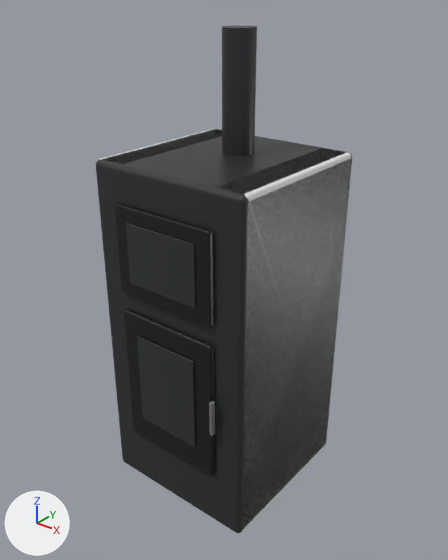
The glTF model STAIANO-3D/public/models/stoves/nordica-nova-forno16-maiolica-bianco-opaco.glb, before and after one commit.
Rendered twice from a 50 mm lens placed at (1.155, -1.457, 1.669), pointed at (0.004, -0.019, 0.778). Lighting does not change. The marker at lower left points along +X, +Y and +Z. The picture after the commit comes second. Vertices at exactly the same position are counted once.

In view in the first picture: 'Corpo.002', 'Pannello laterale', 'Pannello laterale.001', 'Porta.005', 'Scarico fumi.005', 'Sportello forno', 'Vetro forno', 'Vetro sportello.005' and 1 more.
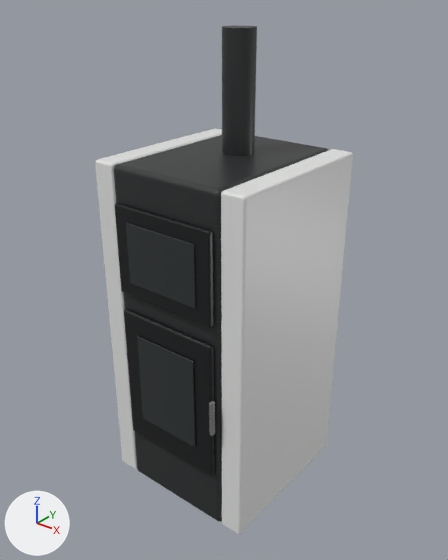
What differs and where, as boxes [x1, y1, x2, y2] in the pictures (448 x 560 px; the box of a moved part takes in the faces that stretch with it):
```json
{"object": "Pannello laterale.001", "change": "reshaped, moved", "before": [218, 148, 351, 532], "after": [221, 149, 353, 535]}
{"object": "Corpo.002", "change": "reshaped", "before": [96, 129, 352, 533], "after": [114, 135, 329, 521], "on screen": "16% narrower"}
{"object": "Pannello laterale", "change": "reshaped, moved", "before": [99, 129, 222, 164], "after": [95, 128, 222, 469]}
{"part": 1, "of": "me_cube_024", "change": "moved or reshaped", "before": [235, 152, 352, 533], "after": [214, 148, 329, 521]}
{"part": 2, "of": "me_cube_024", "change": "moved or reshaped", "before": [96, 129, 347, 532], "after": [114, 135, 325, 520]}
{"part": 3, "of": "me_cube_025", "change": "moved or reshaped", "after": [110, 163, 137, 469], "on screen": "not visible before"}
{"part": 4, "of": "me_cube_025", "change": "moved or reshaped", "after": [112, 133, 222, 166], "on screen": "not visible before"}
{"part": 5, "of": "me_cube_025", "change": "moved or reshaped", "before": [99, 136, 221, 164], "after": [95, 132, 222, 469]}
{"part": 6, "of": "me_cube_025", "change": "moved or reshaped", "before": [101, 129, 222, 159], "after": [101, 128, 222, 159]}
{"part": 7, "of": "me_cube_026", "change": "moved or reshaped", "before": [242, 195, 249, 532], "after": [238, 196, 246, 535]}
{"part": 8, "of": "me_cube_026", "change": "moved or reshaped", "before": [243, 153, 351, 531], "after": [241, 152, 353, 533]}
{"part": 9, "of": "me_cube_026", "change": "moved or reshaped", "before": [218, 154, 345, 196], "after": [221, 153, 347, 534]}
{"part": 10, "of": "me_cube_026", "change": "moved or reshaped", "before": [222, 148, 347, 186], "after": [224, 149, 350, 191]}
```

Edits to the scene script, one JSON object a line:
```json
{"block": "me_cube_024", "where": "# used by ob_corpo_002; location = (0.0, 0.0, 0.609)"}
{"op": "remove", "block": "me_cube_024", "code": "me_cube_024.from_pydata(...)  # 152 vertices, 300 faces; spans x -0.28..0.28, y -0.285..0.285, z -0.578..0.578"}
{"op": "add", "block": "me_cube_024", "code": "me_cube_024.from_pydata(...)  # 152 vertices, 300 faces; spans x -0.201..0.201, y -0.285..0.285, z -0.578..0.578"}
{"block": "me_cube_024", "change": "me_cube_024 part 1: all 76 vertices in x 0.263..0.28, y -0.285..0.285, z -0.578..0.578 are moved by (-0.078, 0.0, 0.0)"}
{"block": "me_cube_024", "change": "me_cube_024 part 2: all 76 vertices in x -0.28..-0.263, y -0.285..0.285, z -0.578..0.578 are moved by (0.078, 0.0, 0.0)"}
{"block": "me_cube_025", "where": "# used by ob_pannello_laterale; location = (-0.224, 0.0, 0.609)"}
{"op": "remove", "block": "me_cube_025", "code": "me_cube_025.from_pydata(...)  # 152 vertices, 300 faces; spans x -0.056..0.056, y -0.27..0.27, z -0.578..0.578"}
{"op": "add", "block": "me_cube_025", "code": "me_cube_025.from_pydata(...)  # 152 vertices, 300 faces; spans x -0.039..0.039, y -0.282..0.282, z -0.578..0.578"}
{"block": "me_cube_025", "change": "me_cube_025 part 3: all 38 vertices in x 0.048..0.056, y -0.27..-0.262, z -0.578..0.578 are moved by (-0.017, -0.011, 0.0)"}
{"block": "me_cube_025", "change": "me_cube_025 part 4: all 38 vertices in x 0.048..0.056, y 0.262..0.27, z -0.578..0.578 are moved by (-0.017, 0.011, 0.0)"}
{"block": "me_cube_025", "change": "me_cube_025 part 5: all 38 vertices in x -0.056..-0.048, y -0.27..-0.262, z -0.578..0.578 are moved by (0.017, -0.011, 0.0)"}
{"block": "me_cube_025", "change": "me_cube_025 part 6: all 38 vertices in x -0.056..-0.048, y 0.262..0.27, z -0.578..0.578 are moved by (0.017, 0.011, 0.0)"}
{"block": "me_cube_026", "where": "# used by ob_pannello_laterale_001; location = (0.224, 0.0, 0.609)"}
{"op": "remove", "block": "me_cube_026", "code": "me_cube_026.from_pydata(...)  # 152 vertices, 300 faces; spans x -0.056..0.056, y -0.27..0.27, z -0.578..0.578"}
{"op": "add", "block": "me_cube_026", "code": "me_cube_026.from_pydata(...)  # 152 vertices, 300 faces; spans x -0.039..0.039, y -0.282..0.282, z -0.578..0.578"}
{"block": "me_cube_026", "change": "me_cube_026 part 7: all 38 vertices in x 0.048..0.056, y -0.27..-0.262, z -0.578..0.578 are moved by (-0.017, -0.011, 0.0)"}
{"block": "me_cube_026", "change": "me_cube_026 part 8: all 38 vertices in x 0.048..0.056, y 0.262..0.27, z -0.578..0.578 are moved by (-0.017, 0.011, 0.0)"}
{"block": "me_cube_026", "change": "me_cube_026 part 9: all 38 vertices in x -0.056..-0.048, y -0.27..-0.262, z -0.578..0.578 are moved by (0.017, -0.011, 0.0)"}
{"block": "me_cube_026", "change": "me_cube_026 part 10: all 38 vertices in x -0.056..-0.048, y 0.262..0.27, z -0.578..0.578 are moved by (0.017, 0.011, 0.0)"}
{"op": "set", "path": "ob_pannello_laterale.location", "old": "(-0.224, 0.0, 0.609)", "new": "(-0.24, 0.0, 0.609)"}
{"op": "set", "path": "ob_pannello_laterale_001.location", "old": "(0.224, 0.0, 0.609)", "new": "(0.24, 0.0, 0.609)"}
```
